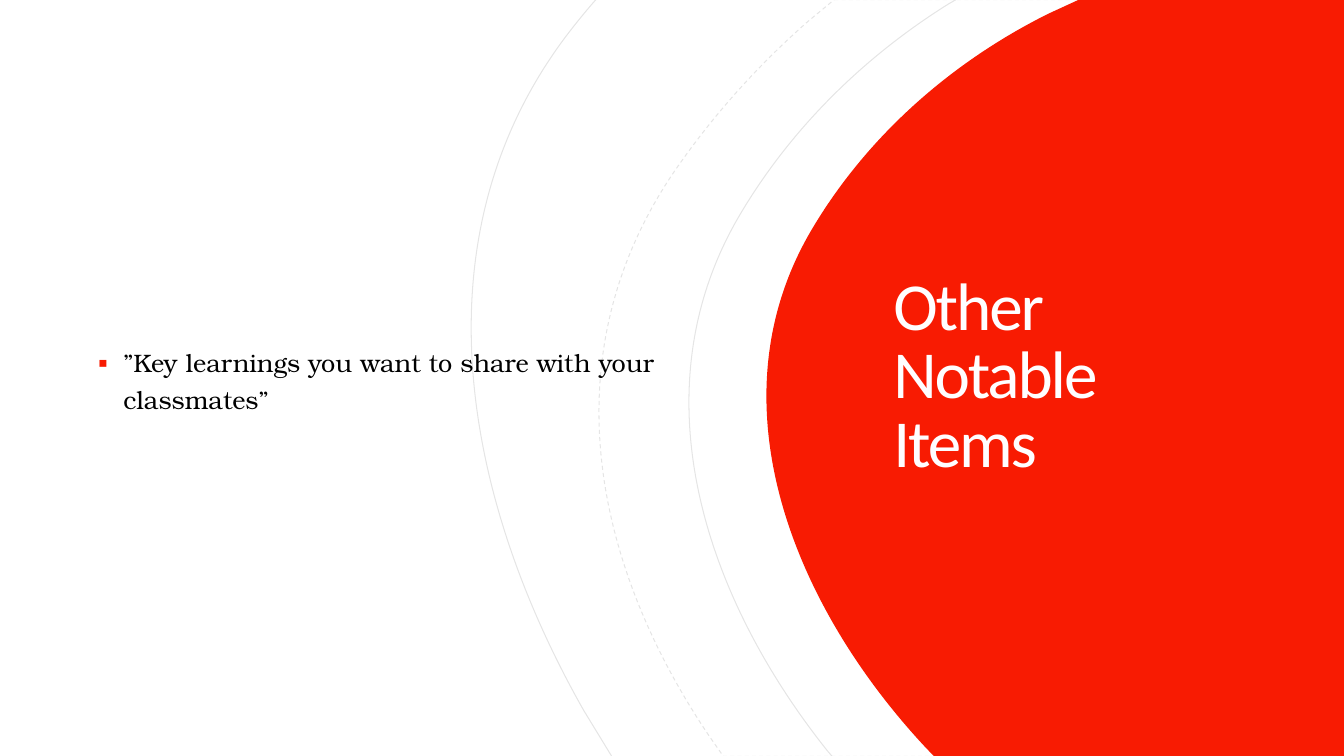
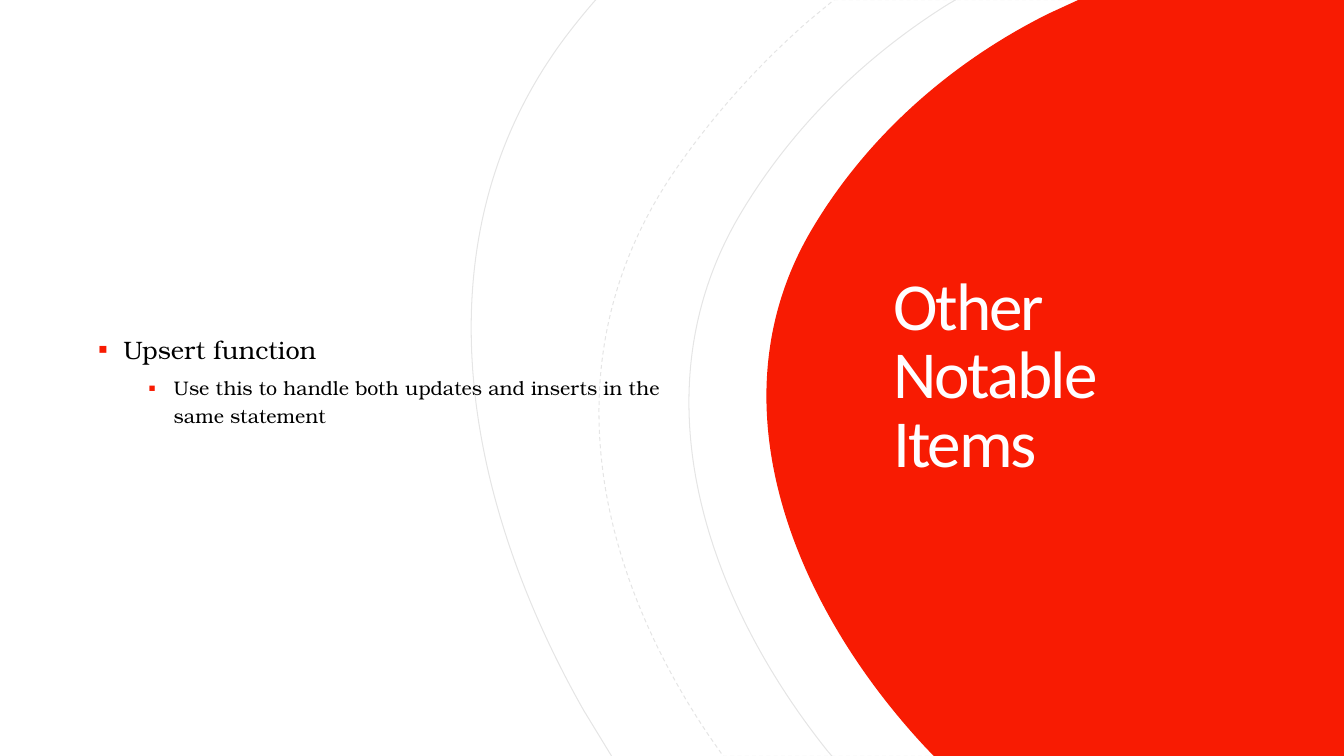
Before and after one commit to anhainguyen82/Database_Final_Project, a slide deck: slide 9 of MSDS_7330_Final_Term_Project.pptx. Drawn at 1344x756 pixels with LibreOffice and Linux fonts; fonts in the diff are those of the drawing. Boxes give left, top, right and bottom in pixels: in the first picture for what was removed or moved away, otherwise in the second. Text is boxed around its words. In the diff, an @@ line names an element or a change of style, - is before the commit and + after.

```diff
--- a/MSDS_7330_Final_Term_Project.pptx
+++ b/MSDS_7330_Final_Term_Project.pptx
@@ text at (123, 340, 660, 423): text changed; size 18 to 14 pt @@
-▪ ”Key learnings you want to share with your classmates”
+▪ Upsert function
+  ▪ Use this to handle both updates and inserts in the same statement
```
Also in this commit, not shown: 2 other slides changed.
